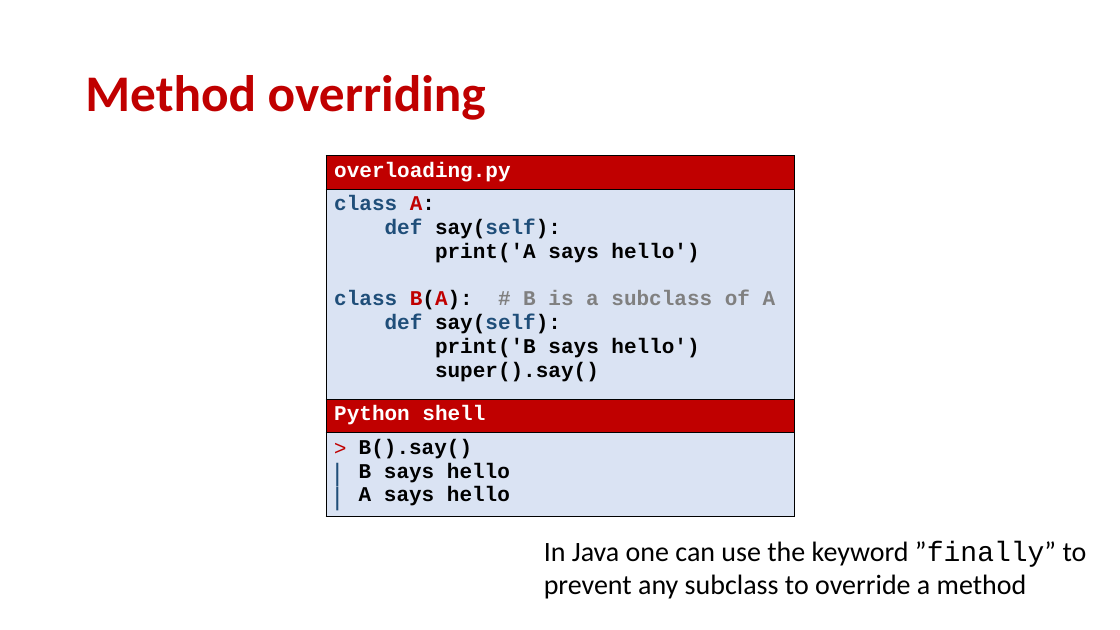
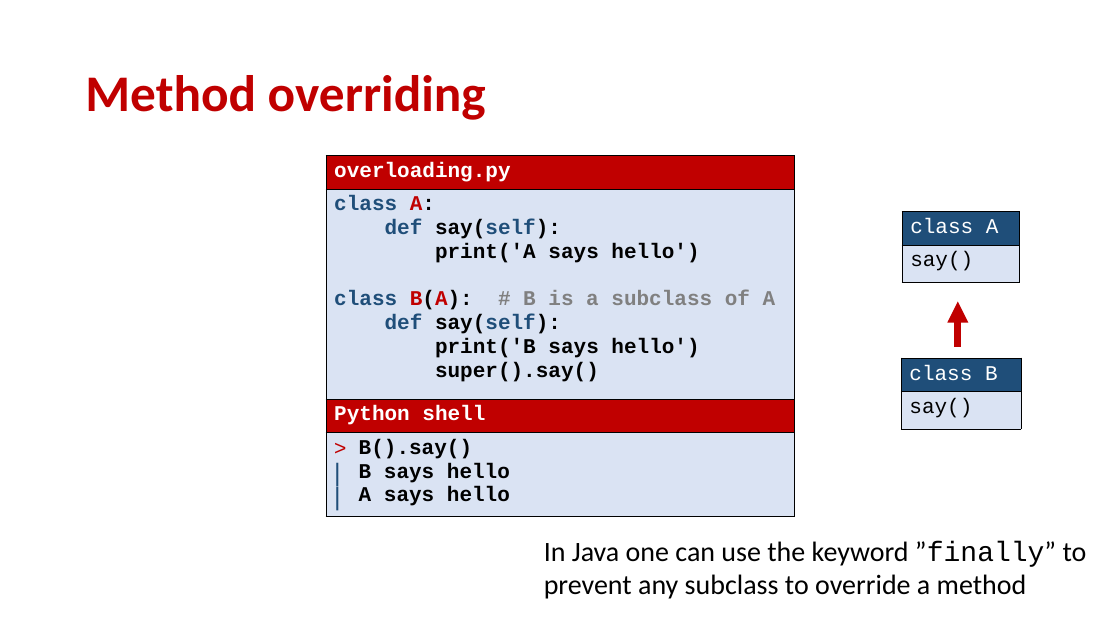
Before and after one commit to gsbrodal/gsbrodal.github.io, a slide deck: slide 10 of ipsa/slides/hierarchies.pptx. Drawn at 1120x630 pixels with LibreOffice and Linux fonts; fonts in the diff are those of the drawing. Boxes give left, top, right and bottom in pixels: in the first picture for what was removed or moved away, otherwise in the second. Text is boxed around its words. In the diff, an @@ line names an element or a change of style, - is before the commit and + after.

Commit message:
all-slides.pdf classes.pdf classes.pptx hierarchies.pdf hierarchies.pptx

```diff
--- a/ipsa/slides/hierarchies.pptx
+++ b/ipsa/slides/hierarchies.pptx
@@ table added at bbox=[902, 212, 1019, 283], 2 rows, 1 columns @@
+class A
+say()
@@ arrow added from (958, 347) to (958, 302), #C00000 6 pt @@
@@ table added at bbox=[902, 358, 1022, 429], 2 rows, 1 columns @@
+class B
+say()
```
Also in this commit, not shown: 2 other slides changed, 4 other files.
